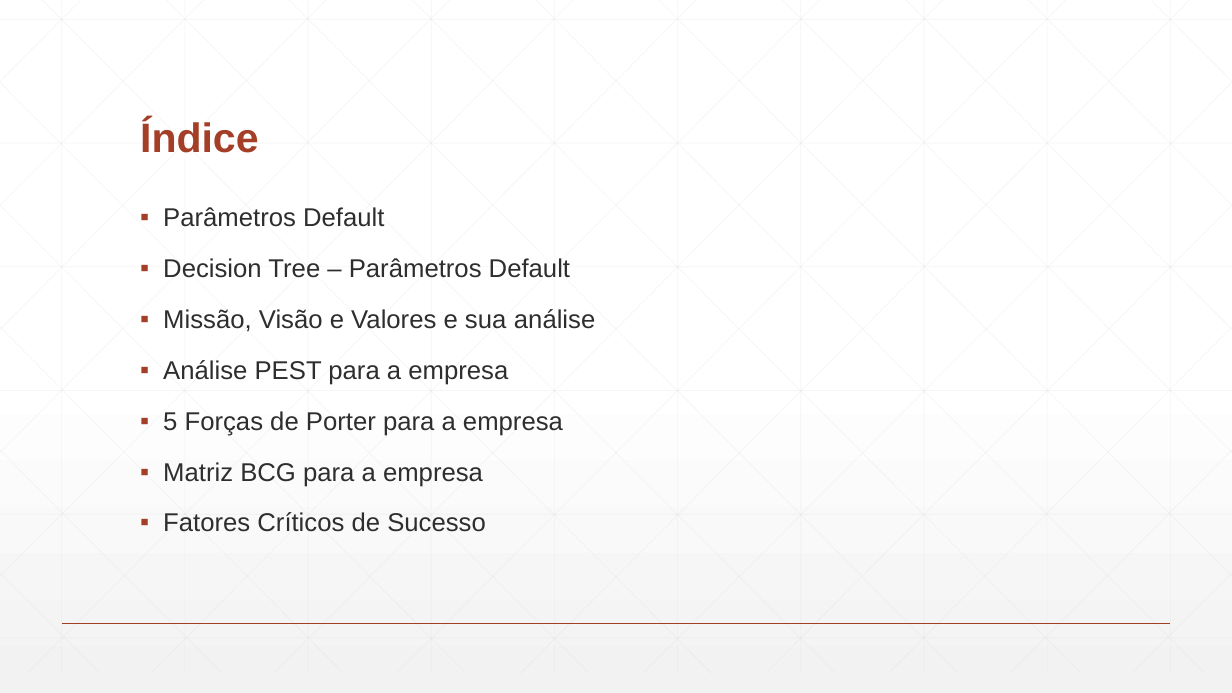
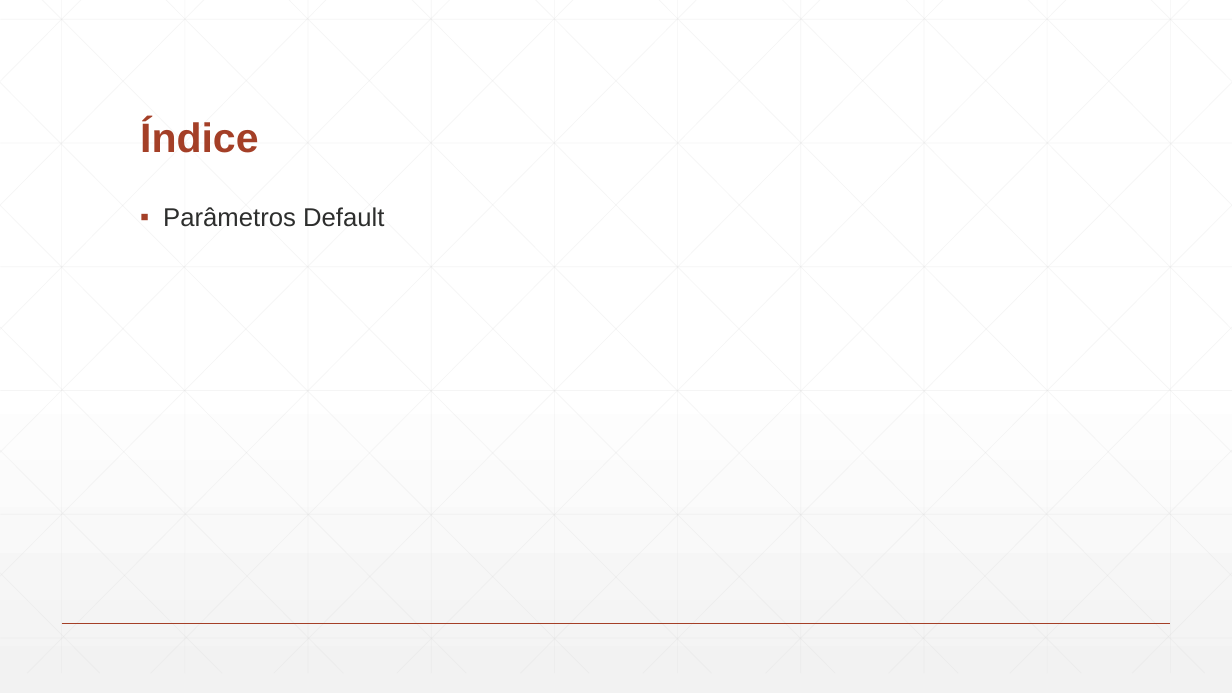
Before and after one commit to Paulitchos/SI_2_TP, a slide deck: slide 2 of Parte_2/DataMining.pptx. Drawn at 1232x693 pixels with LibreOffice and Linux fonts; fonts in the diff are those of the drawing. Boxes give left, top, right and bottom in pixels: in the first picture for what was removed or moved away, otherwise in the second. Text is boxed around its words. In the diff, an @@ line names an element or a change of style, - is before the commit and + after.

```diff
--- a/Parte_2/DataMining.pptx
+++ b/Parte_2/DataMining.pptx
@@ text at [163,258,595,532]: paragraphs removed @@
-▪ Decision Tree – Parâmetros Default
-▪ Missão, Visão e Valores e sua análise
-▪ Análise PEST para a empresa
-▪ 5 Forças de Porter para a empresa
-▪ Matriz BCG para a empresa
-▪ Fatores Críticos de Sucesso
```
Also in this commit, not shown: 3 other slides changed, 4 slides added, 4 other files.
